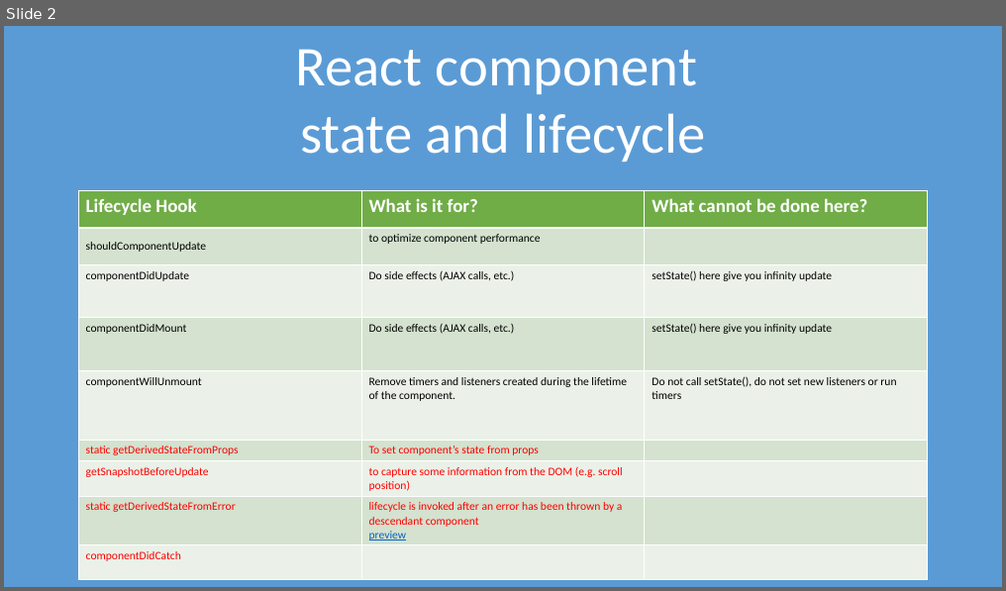
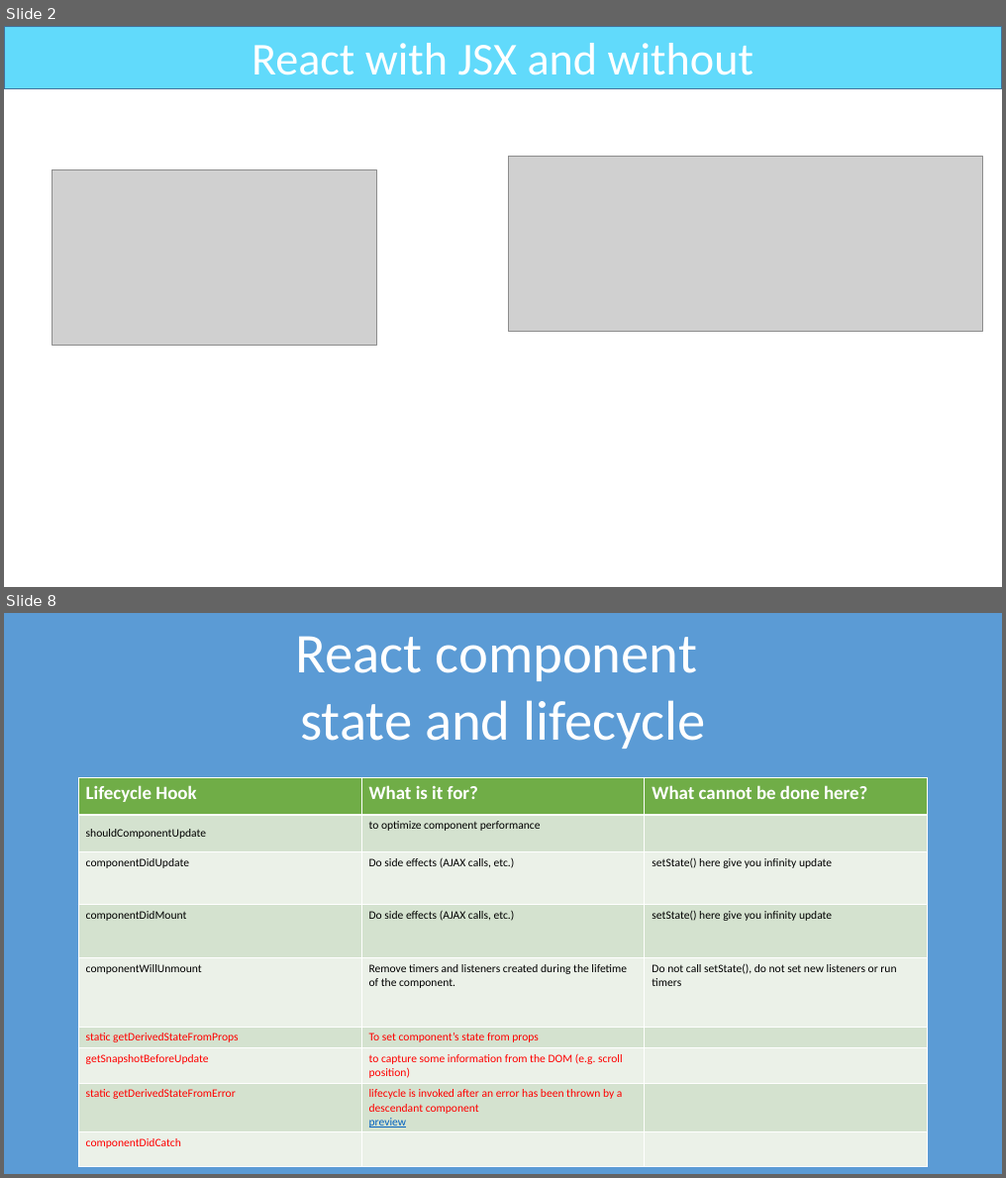
Before and after one commit to TigranVardanyan/React-component-lifecycle, a slide deck: React component lifecycle.pptx. Shown one above the other, each under a label of ours: slide 2 before the commit, slides 2 and 8 after it; the slides between them are not shown. The pictures are 1006x591 and 1006x1178 pixels, drawn with LibreOffice and Linux fonts; fonts in the diff are those of the drawing; grey boxes stand for pictures. Boxes give left, top, right and bottom in pixels: in the first picture for what was removed or moved away, otherwise in the second. Text is boxed around its words. In the diff, an @@ line names an element or a change of style, - is before the commit and + after.

```diff
--- a/React component lifecycle.pptx
+++ b/React component lifecycle.pptx
@@ slide 2 added at (x1=4, y1=26, x2=1002, y2=587), background #FFFFFF @@
@@ rectangle added at (x1=4, y1=26, x2=1002, y2=89), fill #61DAFB, outline #43739E 1 pt, 44 pt, text #FFFFFF @@
+React with JSX and without
@@ picture added at (x1=53, y1=171, x2=377, y2=345) @@
@@ picture added at (x1=509, y1=157, x2=982, y2=331) @@
@@ what was slide 2 is now slide 8 @@
```
Also in this commit, not shown: 2 slides changed, 4 other slides added.
